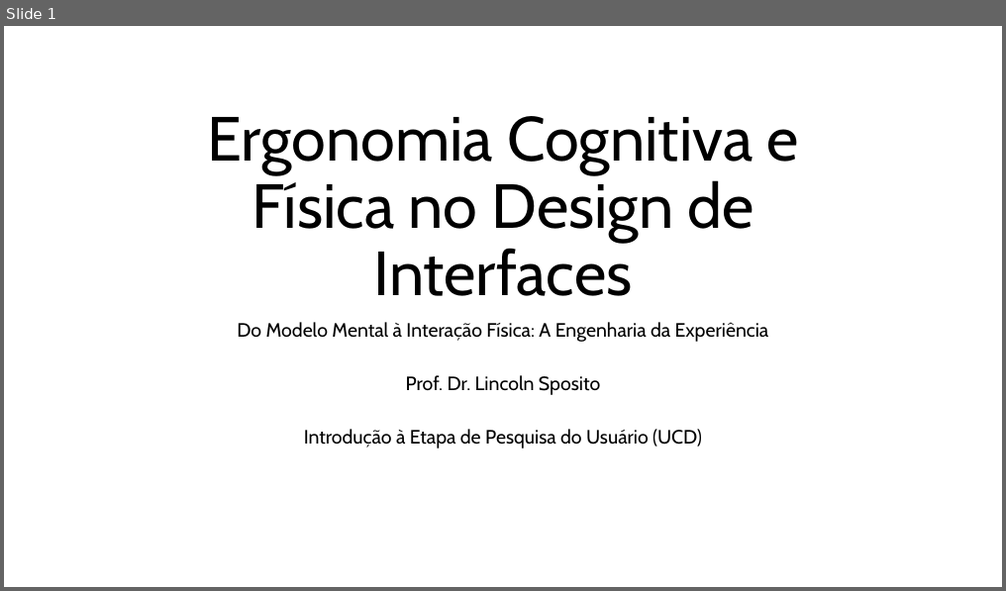
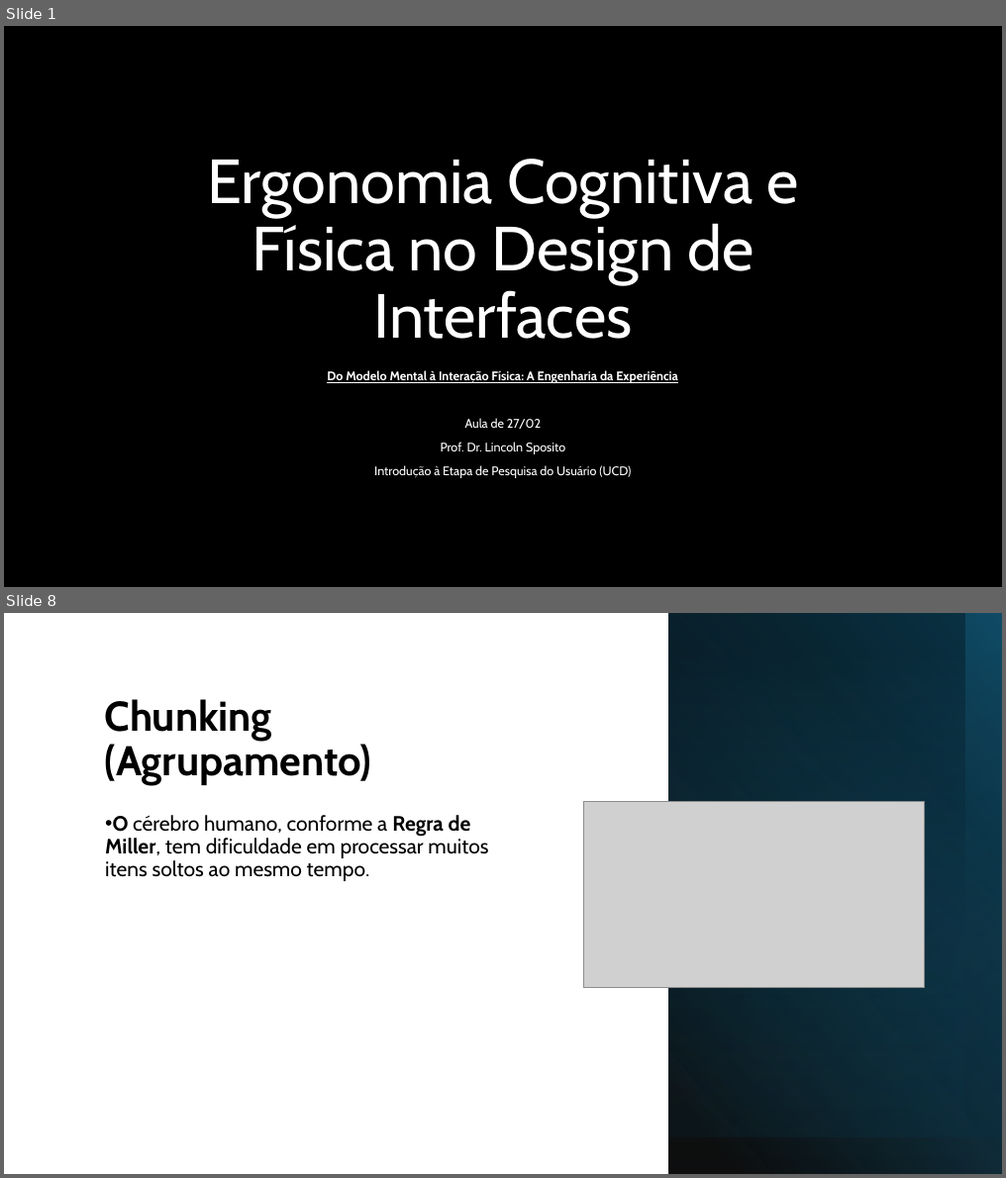
Before and after one commit to spositoL/pericia.judicial, a slide deck: documentos/aulas/aula-27-02-2026-expositiva-ergonomia-cognitiva-e-fisica-no-design.pptx. Shown one above the other, each under a label of ours: slide 1 before the commit, slides 1 and 8 after it; the slides between them are not shown. The pictures are 1006x591 and 1006x1178 pixels, drawn with LibreOffice and Linux fonts; fonts in the diff are those of the drawing; grey boxes stand for pictures; background and template pictures are left out. Boxes give left, top, right and bottom in pixels: in the first picture for what was removed or moved away, otherwise in the second. Text is boxed around its words. In the diff, an @@ line names an element or a change of style, - is before the commit and + after.

Commit message:
ajuste da aula

```diff
--- a/documentos/aulas/aula-27-02-2026-expositiva-ergonomia-cognitiva-e-fisica-no-design.pptx
+++ b/documentos/aulas/aula-27-02-2026-expositiva-ergonomia-cognitiva-e-fisica-no-design.pptx
@@ slide 8 added at bbox=[4, 613, 1002, 1174], background #FFFFFF @@
@@ rectangle added at bbox=[668, 613, 1002, 1174], fill gradient #000000 to #156082 @@
@@ rectangle added at bbox=[668, 613, 1002, 1137], fill gradient #0B3041 @@
@@ rectangle added at bbox=[668, 613, 1002, 1137], fill gradient #156082 to #000000 @@
@@ rectangle added at bbox=[668, 613, 964, 1174], fill gradient #156082 to #000000 @@
@@ title added at bbox=[105, 699, 372, 785], 40 pt, text #000000, bold @@
+Chunking (Agrupamento)
@@ text added at bbox=[105, 815, 488, 881], 20 pt, text #000000 @@
+• O cérebro humano, conforme a Regra de Miller, tem dificuldade em processar muitos itens soltos ao mesmo tempo.
@@ picture added at bbox=[583, 802, 925, 988] @@
@@ slide 1 changed as well @@
@@ background #FFFFFF to picture (left out) @@
@@ title "Ergonomia Cognitiva e Física no ..." at bbox=[207, 159, 799, 339]: text colour #000000 to #FFFFFF @@
@@ subtitle "Do Modelo Mental à Interação ...": place and size @@
-subtitle "Do Modelo Mental à Interação ..." at bbox=[237, 322, 769, 449]
+subtitle "Do Modelo Mental à Interação ..." at bbox=[327, 371, 678, 478]
@@ subtitle at bbox=[327, 371, 678, 478]: size 18.6 to 12 pt, text colour #000000 to #FFFFFF; bold on, underline on in "Do Modelo Mental à Interação Física: A ..."; line spacing 0.7 to 0.9 @@
@@ subtitle at bbox=[465, 418, 541, 429]: paragraph added @@
+Aula de 27/02
```
Also in this commit, not shown: 7 other slides changed, 5 other slides added, 1 slide removed, 5 other files.
